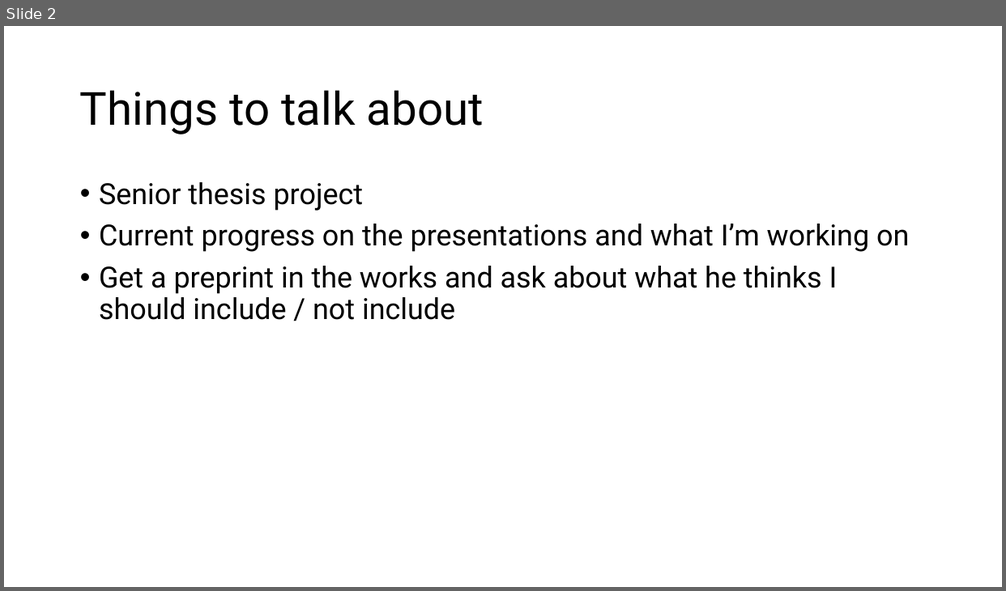
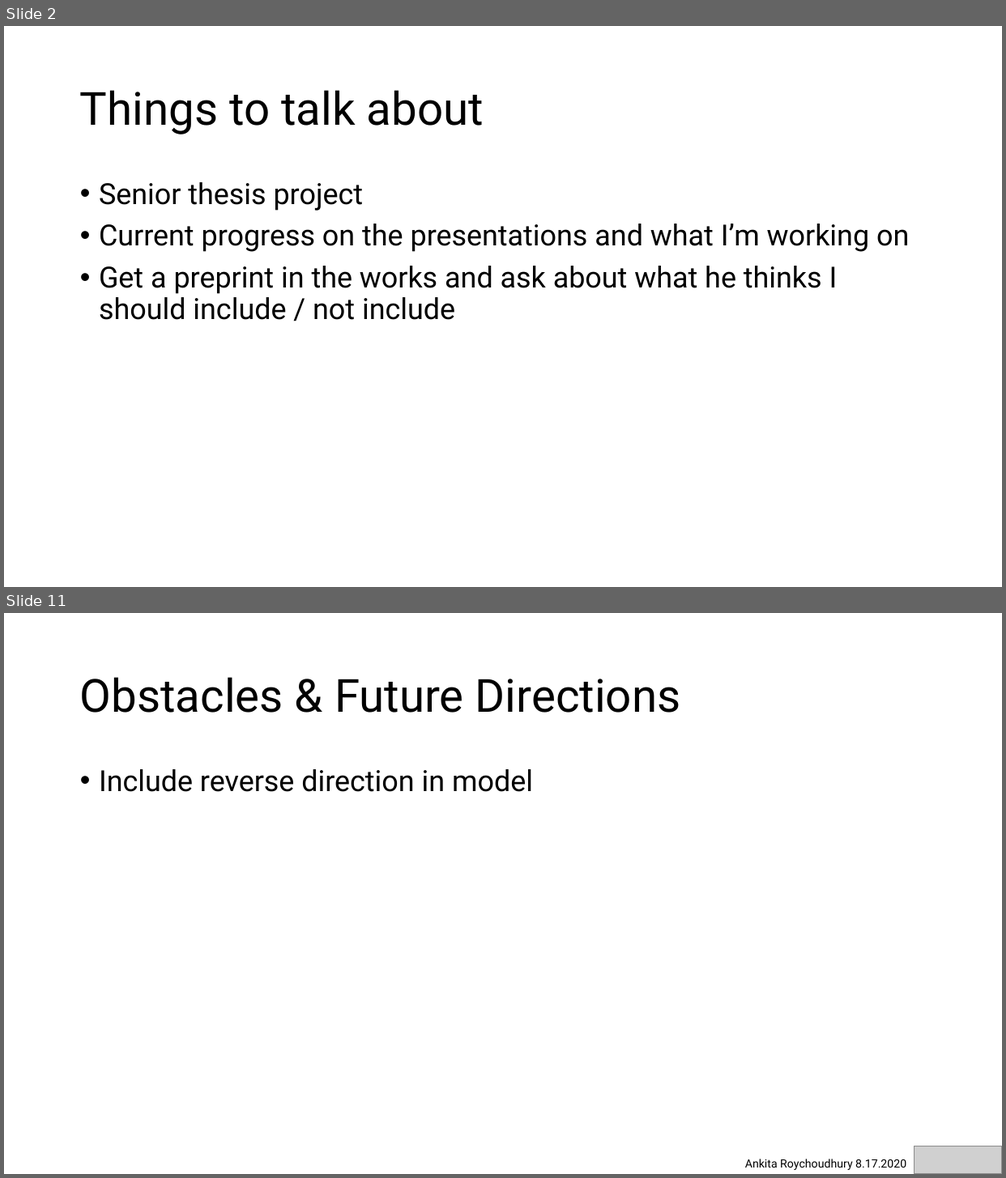
Before and after one commit to AnkitaRoychoudhury/ug_murray, a slide deck: miscellaneous/presentations/20200817_murray_mtg.pptx. Shown one above the other, each under a label of ours: slide 2 before the commit, slides 2 and 11 after it; the slides between them are not shown. The pictures are 1006x591 and 1006x1178 pixels, drawn with LibreOffice and Linux fonts; fonts in the diff are those of the drawing; grey boxes stand for pictures. Boxes give left, top, right and bottom in pixels: in the first picture for what was removed or moved away, otherwise in the second. Text is boxed around its words. In the diff, an @@ line names an element or a change of style, - is before the commit and + after.

```diff
--- a/miscellaneous/presentations/20200817_murray_mtg.pptx
+++ b/miscellaneous/presentations/20200817_murray_mtg.pptx
@@ slide 11 added at box(4, 613, 1002, 1174), background #FFFFFF @@
@@ title added at box(80, 677, 680, 713), 44 pt, text #000000 @@
+Obstacles & Future Directions
@@ text added at box(99, 769, 533, 792), 28 pt, text #000000 @@
+• Include reverse direction in model
@@ picture added at box(914, 1146, 1002, 1174) @@
@@ text added at box(745, 1159, 906, 1170), 11 pt, text #000000 @@
+Ankita Roychoudhury 8.17.2020
```
Also in this commit, not shown: 1 slide changed, 11 other slides added, 14 other files.
